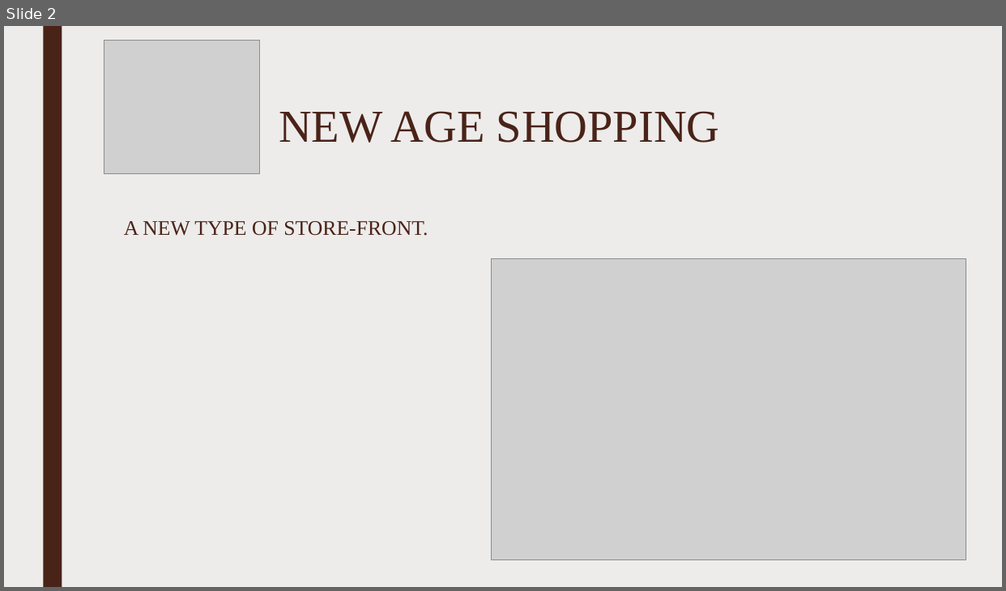
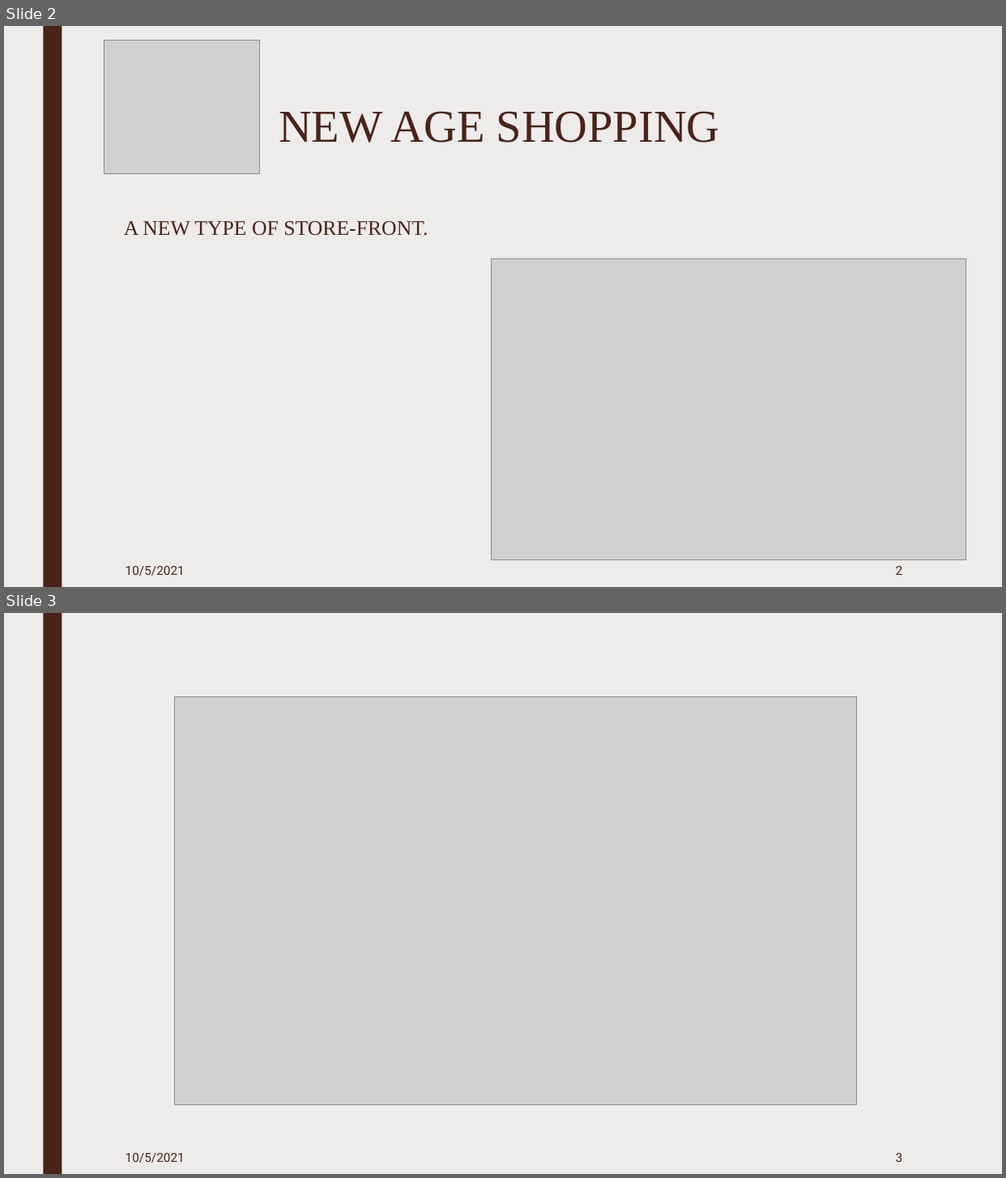
Before and after one commit to Aayushbasnet/New-Age-Shopping-New, a slide deck: Presentation on New Age Shopping.pptx. Shown one above the other, each under a label of ours: slide 2 before the commit, slides 2 and 3 after it. The pictures are 1006x591 and 1006x1178 pixels, drawn with LibreOffice and Linux fonts; fonts in the diff are those of the drawing; grey boxes stand for pictures. Boxes give left, top, right and bottom in pixels: in the first picture for what was removed or moved away, otherwise in the second. Text is boxed around its words. In the diff, an @@ line names an element or a change of style, - is before the commit and + after.

```diff
--- a/Presentation on New Age Shopping.pptx
+++ b/Presentation on New Age Shopping.pptx
@@ slide 3 added at <box>4,613,1002,1174</box>, background #EDECEB; not listed: 1 template element that a slide beside it also shows @@
@@ picture added at <box>175,697,858,1105</box> @@
@@ text added at <box>126,1153,185,1163</box>, 12 pt, text #4A2318 @@
+10/5/2021
@@ page number added at <box>896,1153,903,1162</box>, 12 pt, text #4A2318 @@
+3
@@ slide 2 changed as well @@
@@ text added at <box>126,566,185,576</box>, 12 pt, text #4A2318 @@
+10/5/2021
@@ page number added at <box>896,566,903,575</box>, 12 pt, text #4A2318 @@
+2
```
Also in this commit, not shown: 11 other slides changed, 1 other slide added, 3 slides removed, 48 other files.
